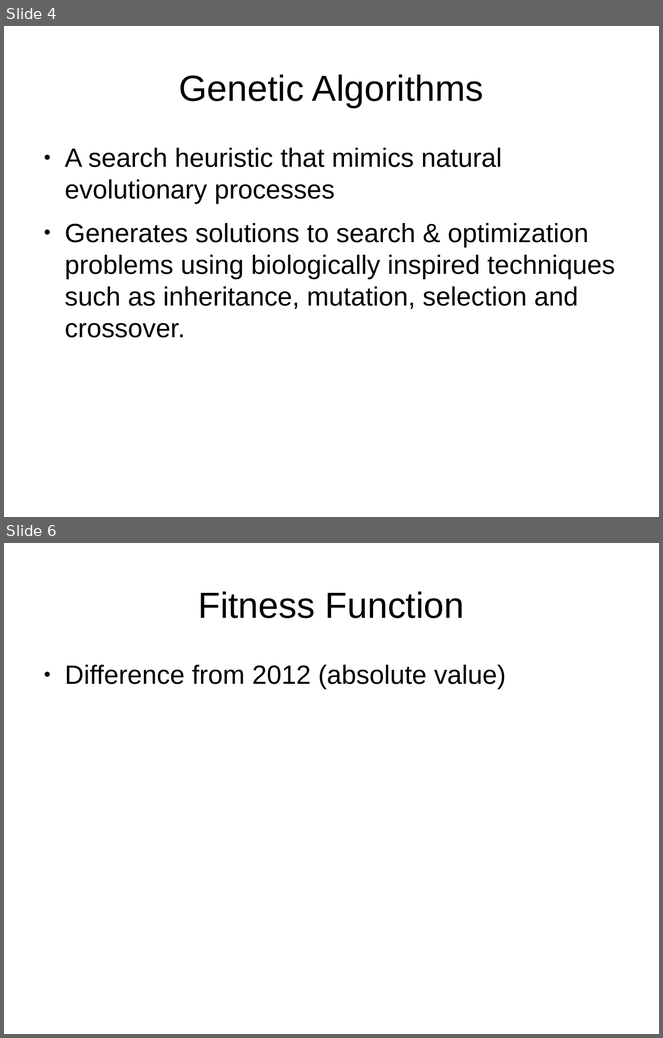
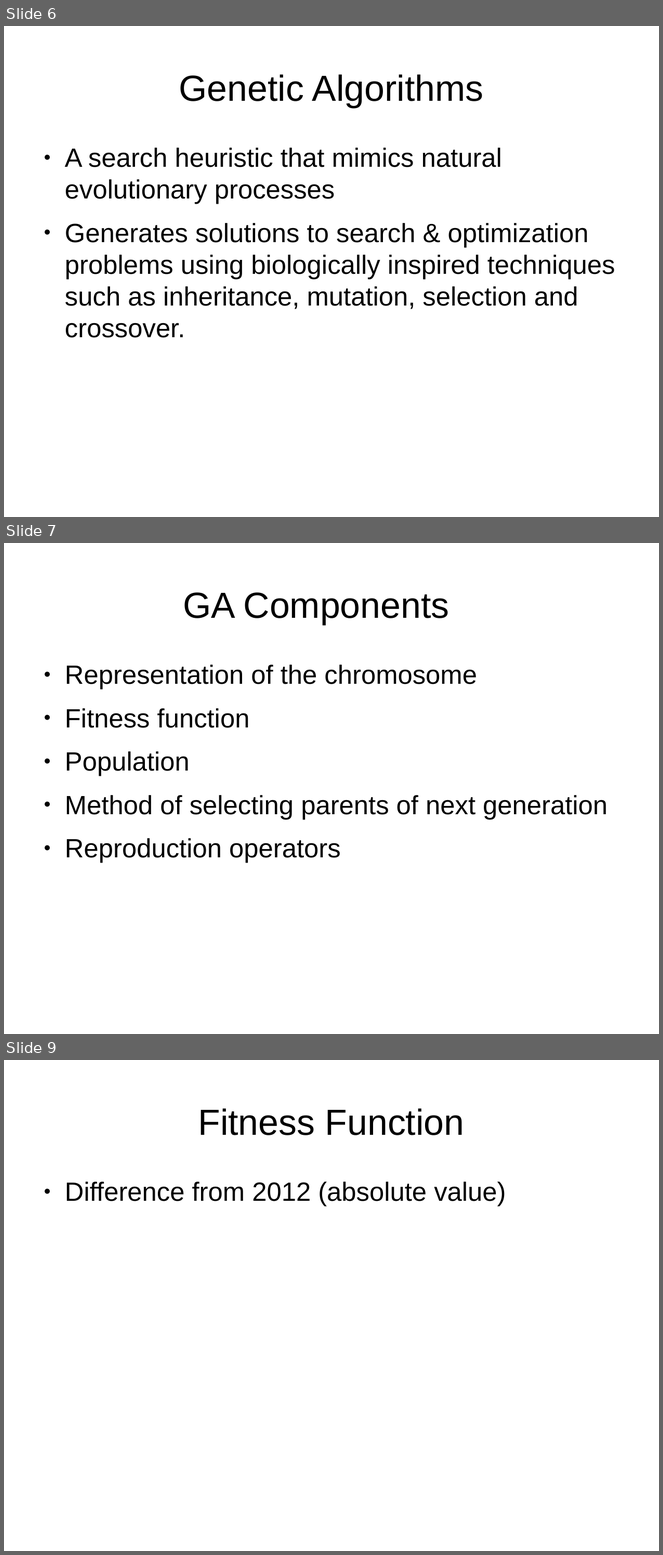
Before and after one commit to philtomson/OSBridge2012Talk, a slide deck: OSBridge2012.odp. Shown one above the other, each under a label of ours: slides 4 and 6 before the commit, slides 6, 7 and 9 after it; the slides between them are not shown. The pictures are 663x1038 and 663x1555 pixels, drawn with LibreOffice and Linux fonts; fonts in the diff are those of the drawing. Boxes give left, top, right and bottom in pixels: in the first picture for what was removed or moved away, otherwise in the second. Text is boxed around its words. In the diff, an @@ line names an element or a change of style, - is before the commit and + after.

```diff
--- a/OSBridge2012.odp
+++ b/OSBridge2012.odp
@@ slide 7 added at (x1=4, y1=543, x2=659, y2=1034), background #FFFFFF @@
@@ title added at (x1=183, y1=592, x2=450, y2=625), 44 pt, text #000000 @@
+GA Components
@@ text added at (x1=65, y1=665, x2=608, y2=863), 32 pt, text #000000 @@
+● Representation of the chromosome
+● Fitness function
+● Population
+● Method of selecting parents of next generation
+● Reproduction operators
@@ what was slide 4 is now slide 6 @@
@@ what was slide 6 is now slide 9 @@
```
Also in this commit, not shown: 1 slide changed, 4 other slides added, 1 slide removed.
